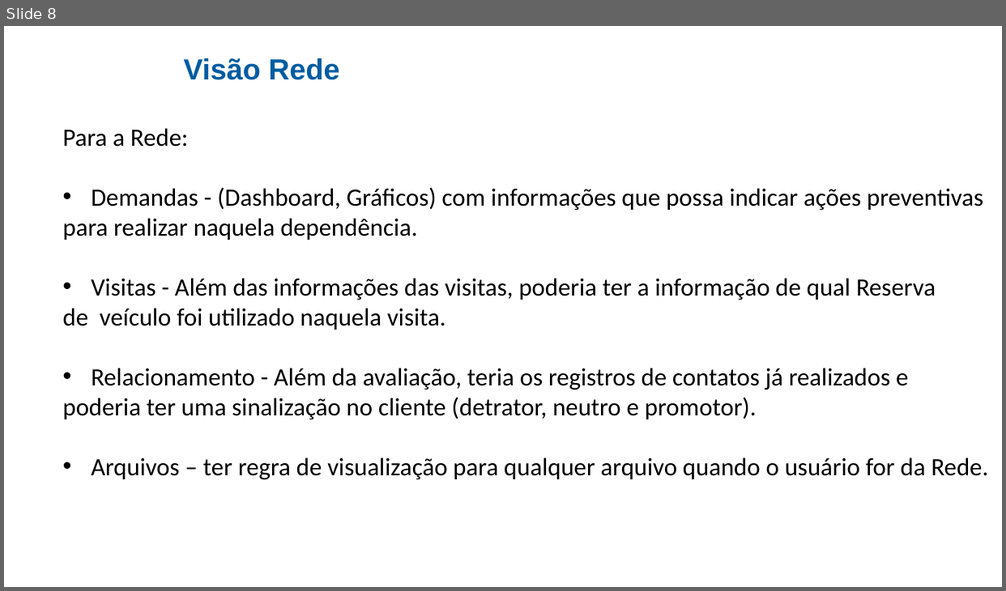
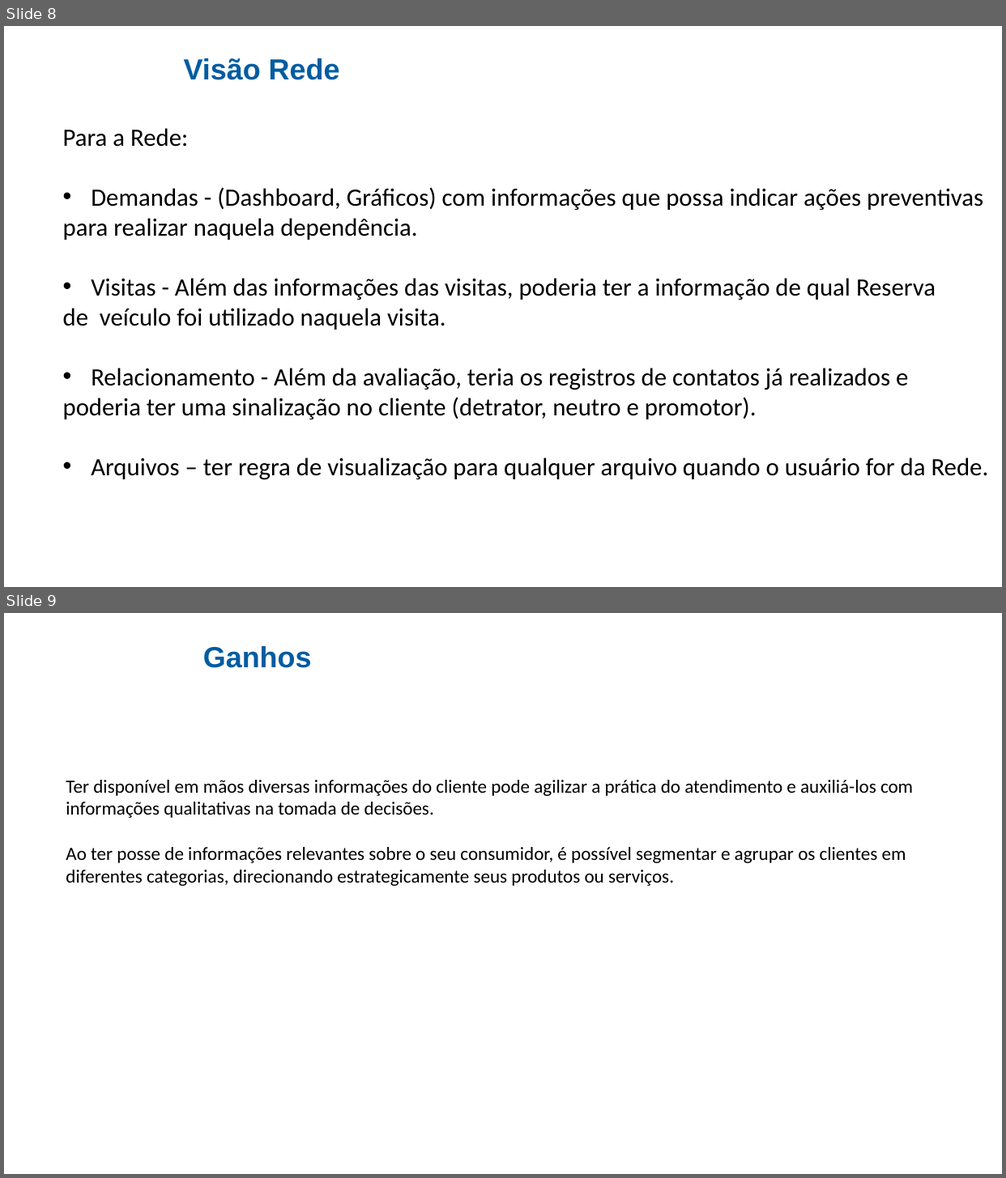
Before and after one commit to cezarnk/projetos, a slide deck: Apresentação Cesup Rede/Projeto 2.pptx. Shown one above the other, each under a label of ours: slide 8 before the commit, slides 8 and 9 after it. The pictures are 1006x591 and 1006x1178 pixels, drawn with LibreOffice and Linux fonts; fonts in the diff are those of the drawing; background and template pictures are left out. Boxes give left, top, right and bottom in pixels: in the first picture for what was removed or moved away, otherwise in the second. Text is boxed around its words. In the diff, an @@ line names an element or a change of style, - is before the commit and + after.

```diff
--- a/Apresentação Cesup Rede/Projeto 2.pptx
+++ b/Apresentação Cesup Rede/Projeto 2.pptx
@@ slide 9 added at [4, 613, 1002, 1174], background picture (left out) @@
@@ text added at [203, 646, 312, 668], 28 pt, text #015CA2, bold @@
+Ganhos
@@ text added at [66, 780, 913, 886], 18 pt, text #000000 @@
+Ter disponível em mãos diversas informações do cliente pode agilizar a prática do atendimento e auxiliá-los com
+informações qualitativas na tomada de decisões.
+Ao ter posse de informações relevantes sobre o seu consumidor, é possível segmentar e agrupar os clientes em
+diferentes categorias, direcionando estrategicamente seus produtos ou serviços.
```
Also in this commit, not shown: 1 slide changed, 3 other files.
